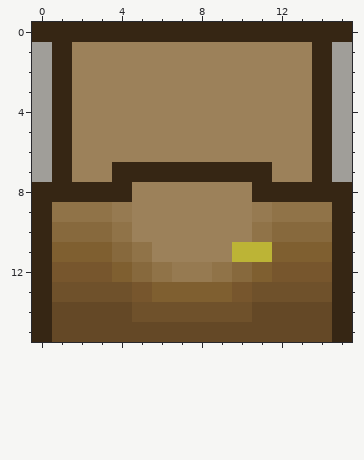
Edited in one commit: pixel-art sprite (res/tiles/door_h.png). The first picture shows the starting point.
The file is 16x16 pixels. Colours within 5 levels of each other are drawn and written as one.
The result:
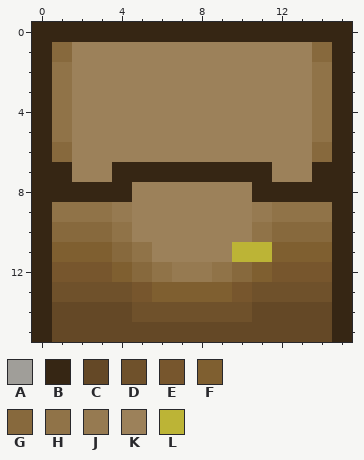
Palette (. is transparent): A #a09e99  B #362614  C #644826  D #6f512b  E #77562d  F #7f5f30  G #87693d  H #907348  J #967a51  K #9c815a  L #bcb436
What changed:
y 1: x 0..1 AB -> BG; x 14..15 BA -> GB
y 2..5: x 0..1 AB -> BH; x 14..15 BA -> HB
y 6: x 0..1 AB -> BG; x 14..15 BA -> GB
y 7: x 0 A -> B; x 15 A -> B
Boxes around the changes in both pictures, in picture pixels (x1, y1, x2, y2):
changed: (32, 42, 72, 182)
changed: (312, 42, 352, 182)
